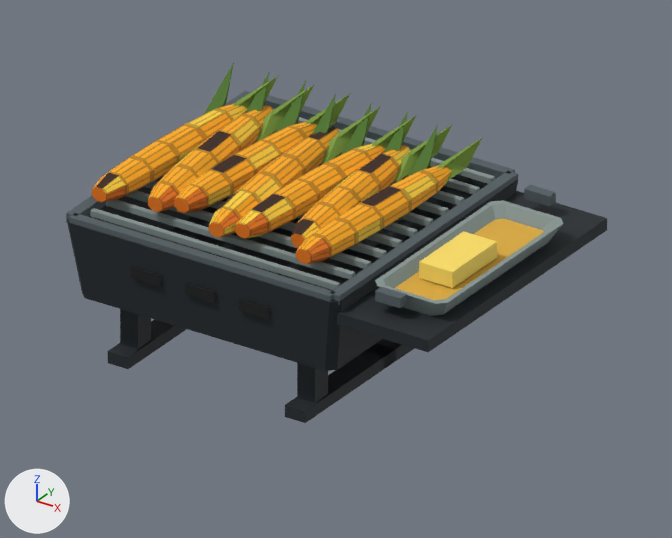
Before and after pictures for a commit that changed the Blender file art/equipment/CornGrill/CornGrill.blend.
Camera for both pictures: the file's camera 'ReviewCamera'. Every picture has the same lights, and +X, +Y and +Z are marked at lower left. The older version comes first.

In view in the first picture: 'CornGrill_Body'.
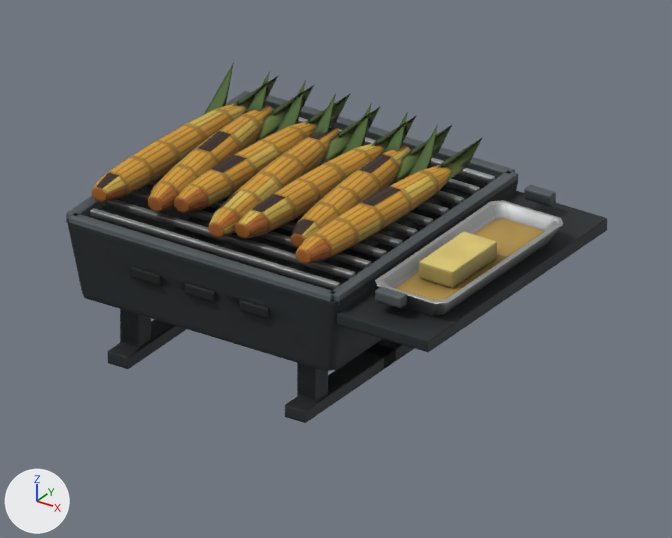
Diff of the bpy script that builds the scene:
```diff
--- a/art/equipment/CornGrill/CornGrill.blend.py
+++ b/art/equipment/CornGrill/CornGrill.blend.py
@@ img_t_corngrill_bc_png @@
+img_t_corngrill_bc_png = load_image('T_CornGrill_BC.png', 'T_CornGrill_BC.png', 512, 512, 'sRGB')
@@ img_t_corngrill_n_png @@
+img_t_corngrill_n_png = load_image('T_CornGrill_N.png', 'T_CornGrill_N.png', 512, 512, 'Non-Color')
@@ img_t_corngrill_m_png @@
+img_t_corngrill_m_png = load_image('T_CornGrill_M.png', 'T_CornGrill_M.png', 512, 512, 'Non-Color')
@@ mat_corngrill_gamelook @@
+mat_corngrill_gamelook = bpy.data.materials.new('CornGrill_GameLook')
+# uses the picture img_t_corngrill_bc_png
+# uses the picture img_t_corngrill_m_png
+# uses the picture img_t_corngrill_n_png
@@ me_corngrill_geometry_001 @@
 me_corngrill_geometry_001.from_pydata(...)  # 820 vertices, 832 faces; spans x -0.195..0.195, y -0.15..0.15, z 0.0..0.183
-me_corngrill_geometry_001.materials.append(mat_m_corngrill_final)  # picture img_t_corngrill_basecolor
+me_corngrill_geometry_001.materials.append(mat_corngrill_gamelook)
```

Location of each change, [x1, y1, x2, y2] in pixels of the pictures (672 x 538 px):
'CornGrill_Body', recoloured (orange to brown)
    both: [74, 63, 564, 318]
